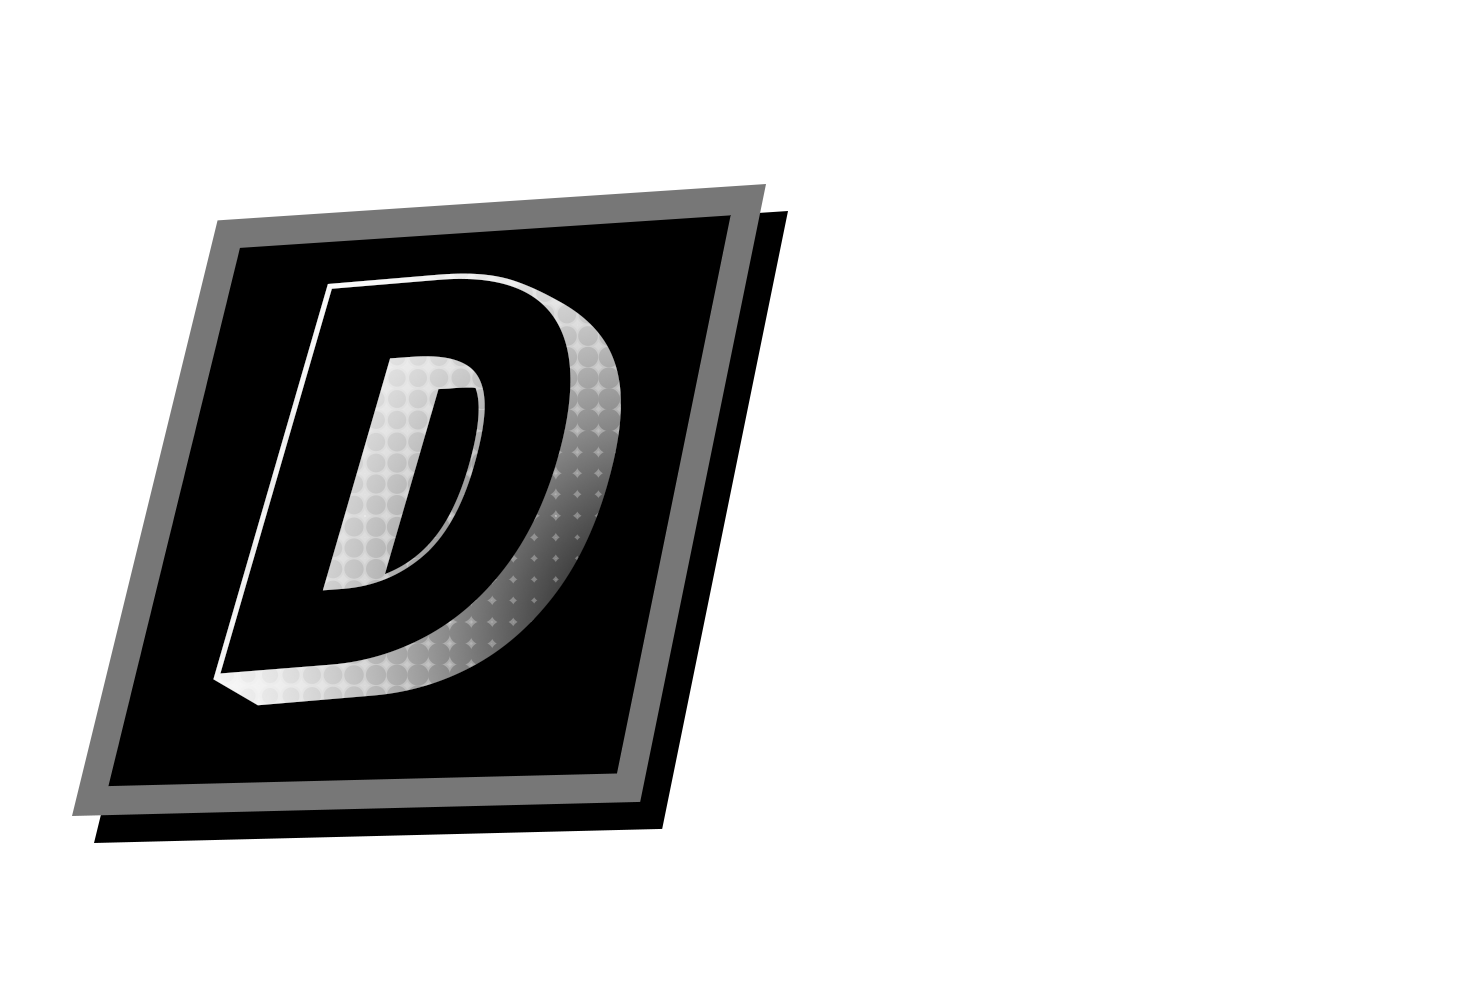
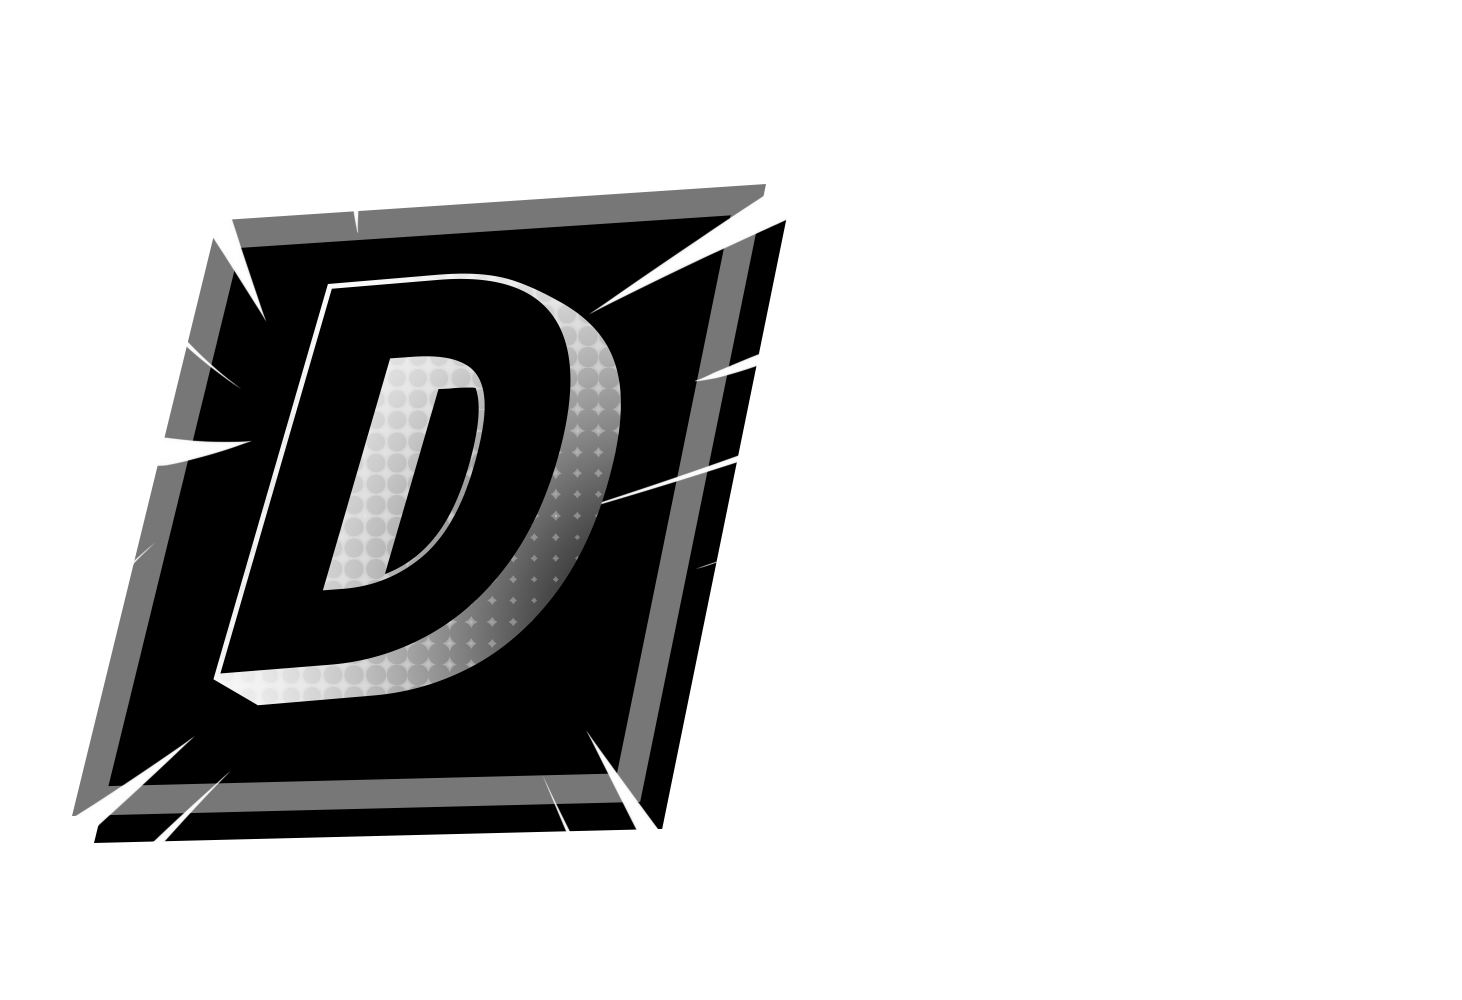
The second 1462×1000 image is a revision of the first. Changes to its layers:
painted on "Camada 2" over [86, 195, 788, 842]
removed layer "D" over [213, 273, 621, 706]
added layer "D" above "Triângulo 4" over [213, 273, 621, 706]
painted on "Retângulo 1" over [75, 195, 788, 842]
painted on "Camada 1" over [755, 195, 788, 367]